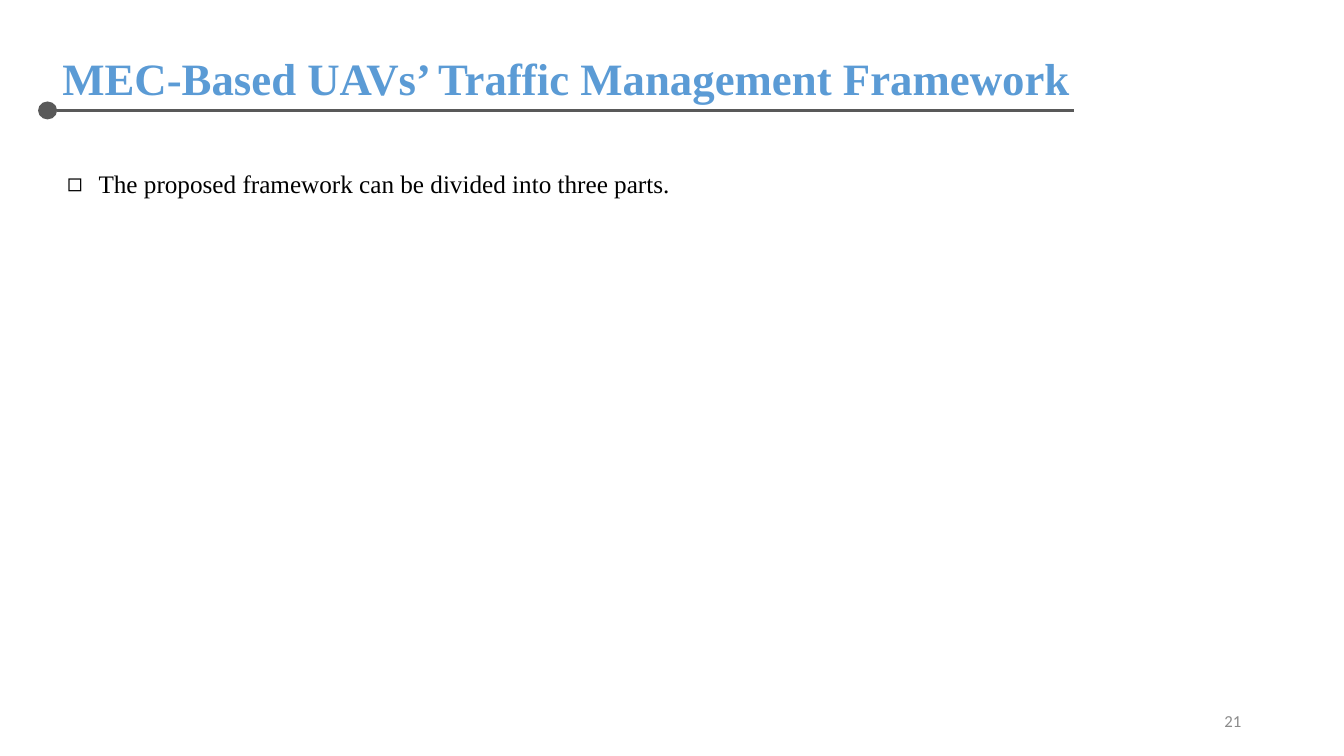
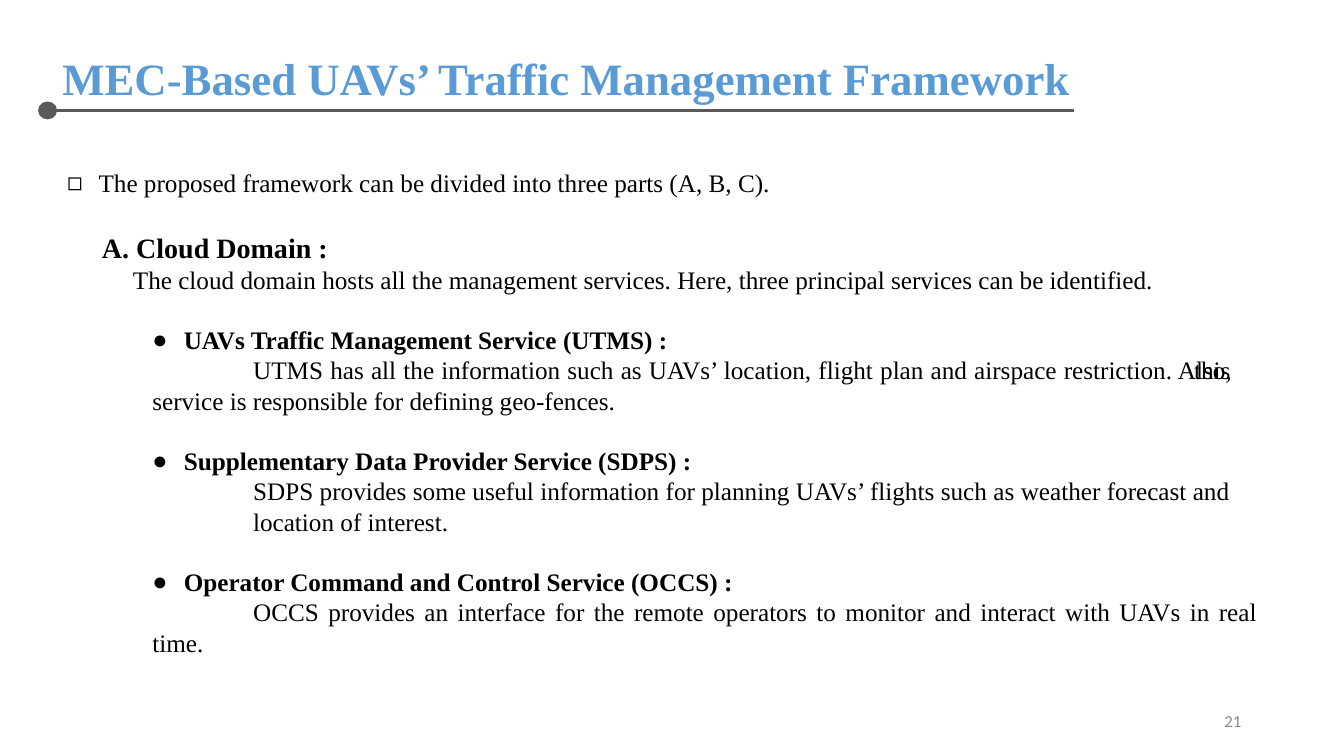
Before and after one commit to chris-nthu/communication, a slide deck: slide 21 of wireless_network/PaperReading/Report.pptx. Drawn at 1344x756 pixels with LibreOffice and Linux fonts; fonts in the diff are those of the drawing. Boxes give left, top, right and bottom in pixels: in the first picture for what was removed or moved away, otherwise in the second. Text is boxed around its words. In the diff, an @@ line names an element or a change of style, - is before the commit and + after.

```diff
--- a/wireless_network/PaperReading/Report.pptx
+++ b/wireless_network/PaperReading/Report.pptx
@@ text at [99, 174, 769, 198]: text changed @@
-◻ The proposed framework can be divided into three parts.
+◻ The proposed framework can be divided into three parts (A, B, C).
@@ text added at [102, 238, 1257, 653], 18 pt, text #000000 @@
+A. Cloud Domain :
+The cloud domain hosts all the management services. Here, three principal services can be identified.
+  ● UAVs Traffic Management Service (UTMS) :
+  UTMS has all the information such as UAVs’ location, flight plan and airspace restriction. Also, this service is responsible for defining geo-fences.
+  ● Supplementary Data Provider Service (SDPS) :
+  SDPS provides some useful information for planning UAVs’ flights such as weather forecast and location of interest.
+  ● Operator Command and Control Service (OCCS) :
+  OCCS provides an interface for the remote operators to monitor and interact with UAVs in real time.
```
Also in this commit, not shown: 5 other slides changed, 6 slides added.
